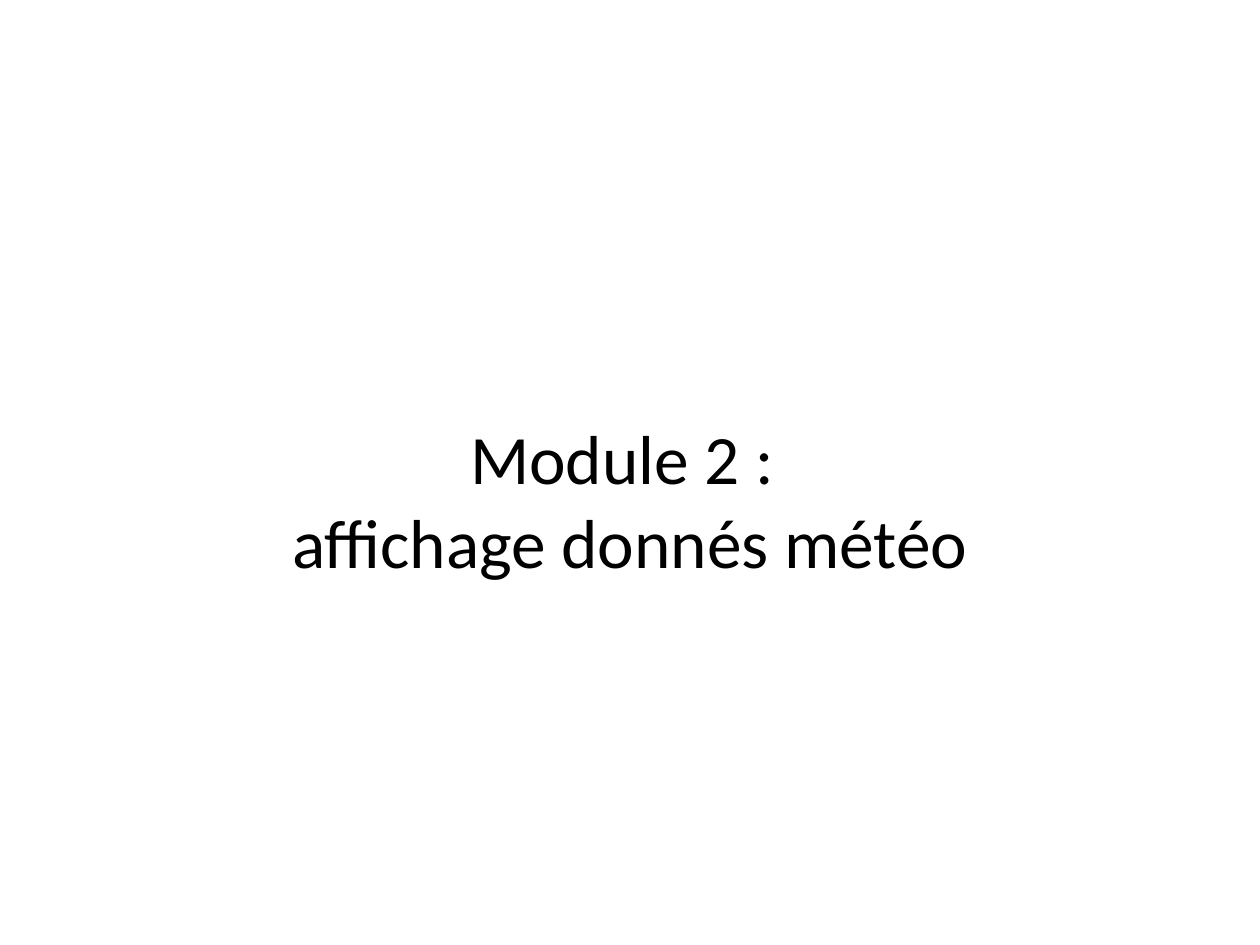
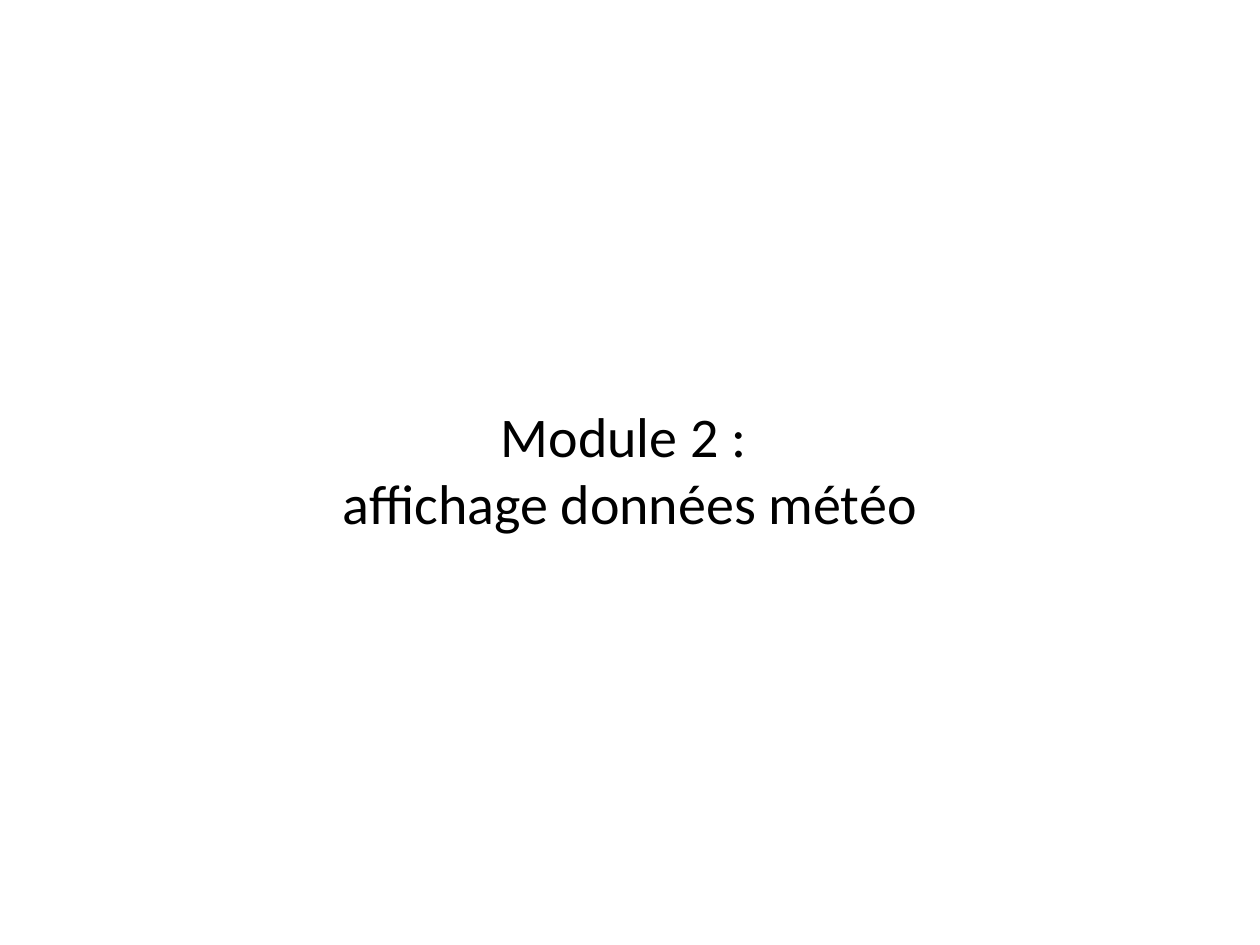
Before and after one commit to ADX-S17/BlindSailor, a slide deck: slide 8 of BlindSailor_Specification.pptx (slide 7 before the commit). Drawn at 1260x945 pixels with LibreOffice and Linux fonts; fonts in the diff are those of the drawing. Boxes give left, top, right and bottom in pixels: in the first picture for what was removed or moved away, otherwise in the second. Text is boxed around its words. In the diff, an @@ line names an element or a change of style, - is before the commit and + after.

```diff
--- a/BlindSailor_Specification.pptx
+++ b/BlindSailor_Specification.pptx
@@ text at (x1=343, y1=418, x2=917, y2=534): text changed; size 39.6 to 32 pt @@
-Module 2 :
-affichage donnés météo
+Module 2 :
+affichage données météo
```
Also in this commit, not shown: 14 other slides changed, 1 slide added.
